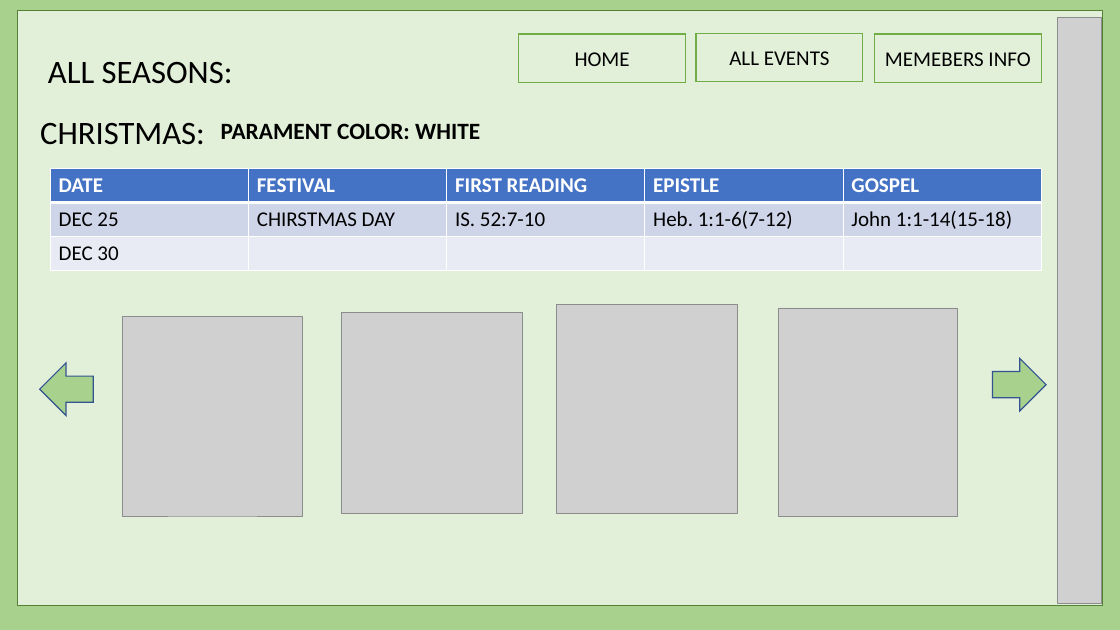
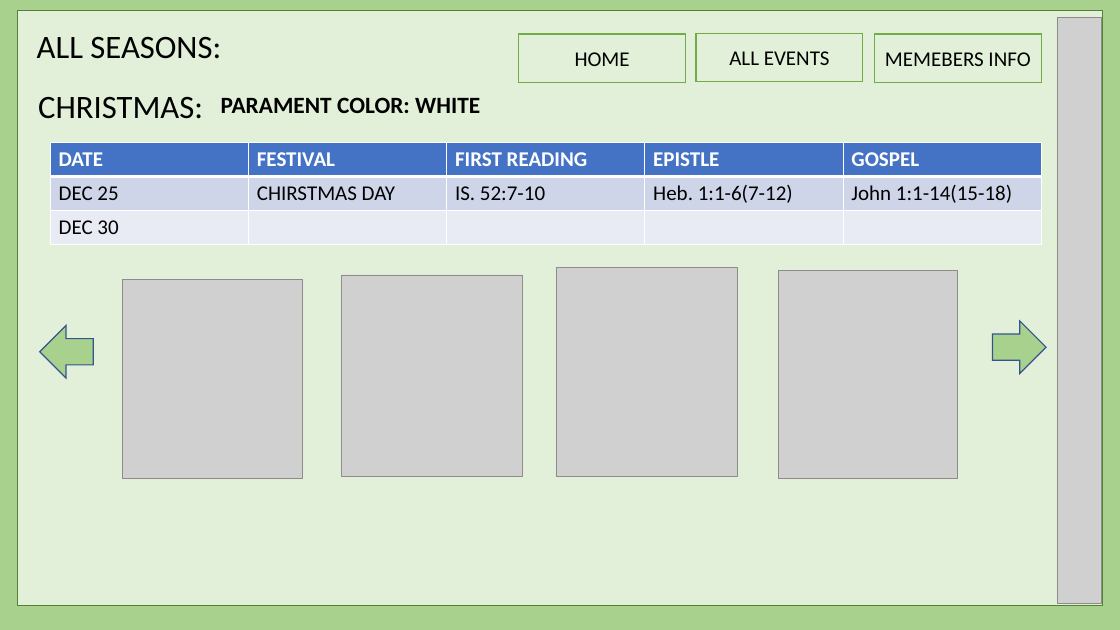
Before and after one commit to harishvavilala/Betterhappo, a slide deck: slide 10 of Powerpoints/BannerManagment.pptx. Drawn at 1120x630 pixels with LibreOffice and Linux fonts; fonts in the diff are those of the drawing; grey boxes stand for pictures. Boxes give left, top, right and bottom in pixels: in the first picture for what was removed or moved away, otherwise in the second. Text is boxed around its words. In the diff, an @@ line names an element or a change of style, - is before the commit and + after.

Commit message:
update all seasons page

```diff
--- a/Powerpoints/BannerManagment.pptx
+++ b/Powerpoints/BannerManagment.pptx
@@ text "ALL SEASONS:": place and size @@
-text "ALL SEASONS:" at (48, 61, 233, 84)
+text "ALL SEASONS:" at (37, 36, 221, 59)
@@ 2 texts, 1 table: place and size @@
-2 texts, 1 table at (40, 122, 1042, 271)
+2 texts, 1 table at (38, 96, 1042, 245)
@@ 2 pictures, 1 right arrow: place and size @@
-2 pictures, 1 right arrow at (39, 304, 958, 517)
+2 pictures, 1 right arrow at (39, 267, 958, 479)
@@ 2 pictures, 1 right arrow: place and size @@
-2 pictures, 1 right arrow at (123, 313, 1047, 516)
+2 pictures, 1 right arrow at (123, 275, 1047, 478)
```
